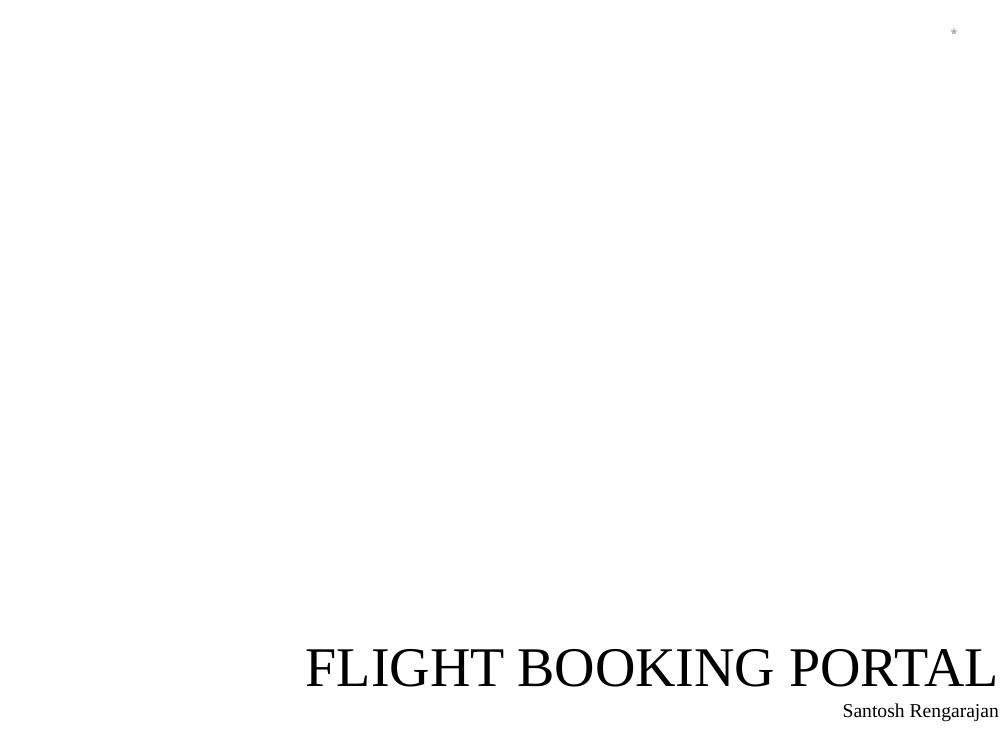
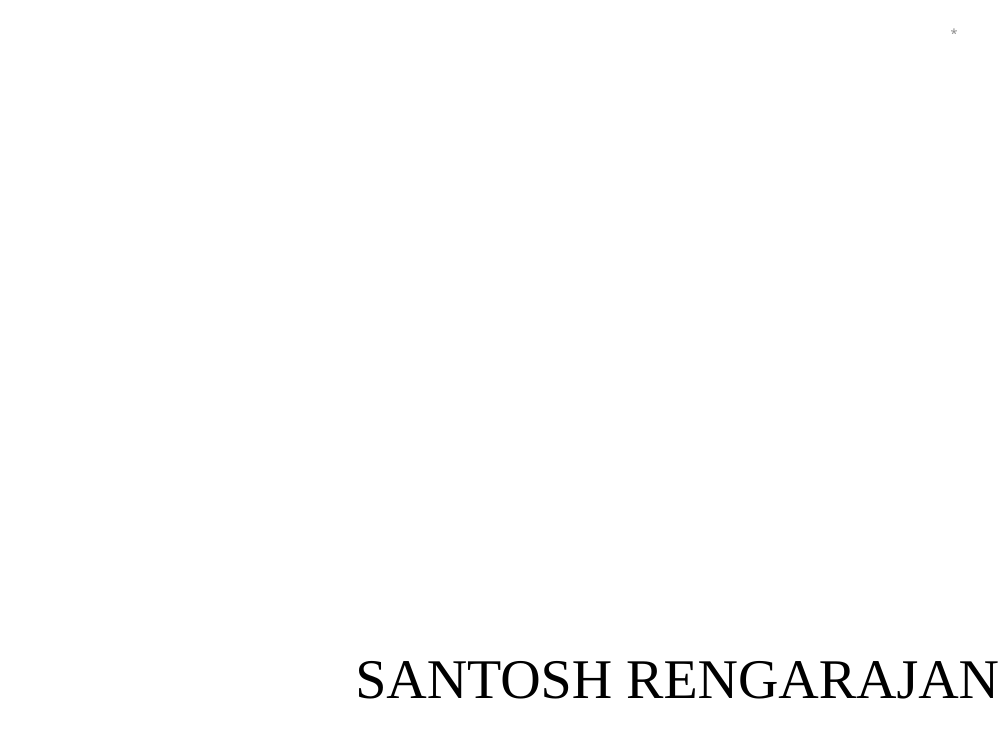
Before and after one commit to santoshofs/TesT, a slide deck: slide 1 of Activity/Mvp/OFS_PPT_Template.ppt. Drawn at 1008x756 pixels with LibreOffice and Linux fonts; fonts in the diff are those of the drawing; background and template pictures are left out. Boxes give left, top, right and bottom in pixels: in the first picture for what was removed or moved away, otherwise in the second. Text is boxed around its words. In the diff, an @@ line names an element or a change of style, - is before the commit and + after.

```diff
--- a/Activity/Mvp/OFS_PPT_Template.ppt
+++ b/Activity/Mvp/OFS_PPT_Template.ppt
@@ title at [355, 661, 999, 699]: text changed @@
-FLIGHT BOOKING PORTAL
-Santosh Rengarajan
+SANTOSH RENGARAJAN
```
Also in this commit, not shown: 2 other files.
